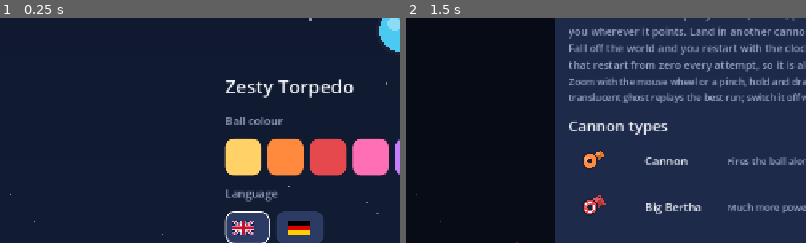
Above: before the commit, frames 1-2 (left to right).
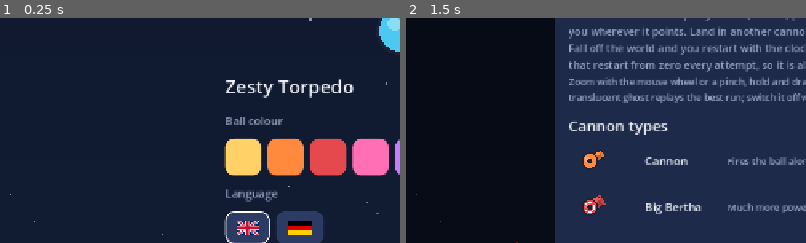
Above: after the commit, the same moments.

Repository: incredibleLeitman/BarrelBounce
Game: Godot game, scene res://scenes/settings.tscn
Same seed, same stepped clock (60 frames per second), same inputs: the game is played once before the commit and once after it. This scene is started directly instead of the project's main scene.
Inputs:
- Up to frame 1 (0.25 s): no input
- Up to frame 2 (1.5 s): click "Done" at 0.5 s; click "Start" at 1.25 s
The pictures show only the part of the screen within x 0-50%, y 21-71%; the shares and areas given below are measured in that part.

The runs differ from the first frame. In frame 1, 0.4% of the frame differs, in the area x 58-78%, y 90-97%; in frame 2, nothing differs.

Commit message:
Translate joined hint sentences piecewise, centre language flags
Co-Authored-By: Claude Fable 5.1 <noreply@anthropic.com>
Claude-Session: https://claude.ai/code/session_01P1Bjp7HghSrjiHKHQrjXiS

Diff:
--- a/scripts/editor.gd
+++ b/scripts/editor.gd
@@ -289,11 +289,11 @@
 		type_opt.select(Simulation.TYPE_ORDER.find(str(common_type)))
 	var hint_text := ""
 	if common_type != null:
-		hint_text = Simulation.type_info(str(common_type))["hint"]
+		hint_text = tr(Simulation.type_info(str(common_type))["hint"])
 	if has_start:
-		hint_text = "The start cannon is always a plain cannon so the level only begins with your tap."
+		hint_text = tr("The start cannon is always a plain cannon so the level only begins with your tap.")
 		if multi:
-			hint_text += " It keeps its type when you change the others."
+			hint_text += tr(" It keeps its type when you change the others.")
 	var type_hint := UI.label(hint_text, 14, UI.MUTED, true)
 	type_opt.item_selected.connect(func(i):
 		if i >= Simulation.TYPE_ORDER.size():
--- a/scripts/help_dialog.gd
+++ b/scripts/help_dialog.gd
@@ -35,10 +35,11 @@
 	body.add_child(UI.label("Cannon types", 24))
 	for key in Simulation.TYPE_ORDER:
 		var info: Dictionary = Simulation.TYPES[key]
-		var extra := ""
+		# Translate the pieces separately: the joined sentence is not a translation key.
+		var hint := TranslationServer.translate(info["hint"])
 		if key == Simulation.START_TYPE:
-			extra = " The start cannon is always this type."
-		_row(body, _cannon_figure(key, []), info["label"], info["hint"] + extra)
+			hint += TranslationServer.translate(" The start cannon is always this type.")
+		_row(body, _cannon_figure(key, []), info["label"], hint)
 
 	body.add_child(UI.spacer(10))
 	body.add_child(UI.label("Movement (combine as many as you like)", 24))
--- a/scripts/settings_menu.gd
+++ b/scripts/settings_menu.gd
@@ -90,6 +90,8 @@
 	for lang in GameState.LANGUAGES:
 		var fb := Button.new()
 		fb.icon = load("res://assets/icons/flag_%s.svg" % lang)
+		fb.icon_alignment = HORIZONTAL_ALIGNMENT_CENTER
+		fb.vertical_icon_alignment = VERTICAL_ALIGNMENT_CENTER
 		fb.custom_minimum_size = Vector2(72, 52)
 		fb.focus_mode = Control.FOCUS_NONE
 		fb.toggle_mode = true
